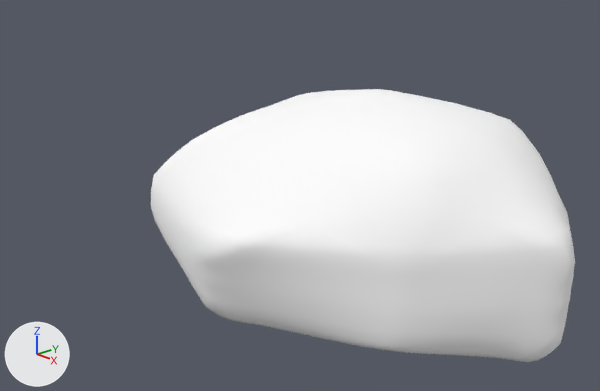
The Blender file Deployment/stones/stones.blend, before and after one commit.
Both versions are drawn from a camera (50 mm lens) standing at (11.16, -10.51, 6.91) and looking at (0.6, -0.82, 2.09). Lighting does not change. The marker at lower left points along +X, +Y and +Z.

Objects in the first picture: 'stone1'.
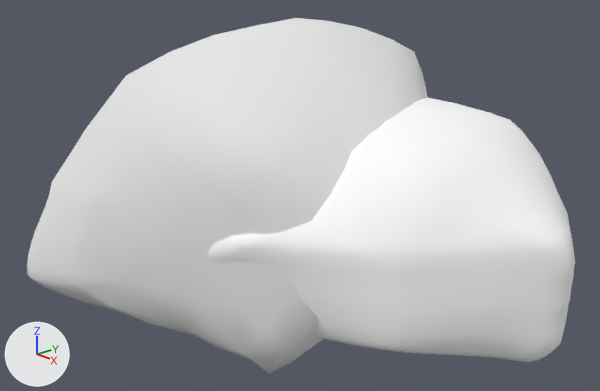
The newer file is also rescaled (x0.1), turned or shifted as a whole; pictures and numbers use the older file's frame.

What differs and where, as boxes [x1, y1, x2, y2] in the pictures (600 x 391 px):
'stone2', added
    after: [27, 18, 428, 374]

The change in detail:
Material 'lambert3' (mat_lambert3) is new.
Its base color is (0.8, 0.8, 0.8) (white #e7e7e7).
Mesh me_pcube1 is new.
It has 1625 vertices, 3246 faces and spans x -3.59..3.32, y -0.58..5.04, z -3.2..4.3.
It uses material mat_lambert3 (its picture is missing).
Object 'stone2' (ob_stone2) is new; it shows me_pcube1.
Its location is (-0.24, -0.04, 0.09).
Its rotation in degrees is (90, 0, 0).
